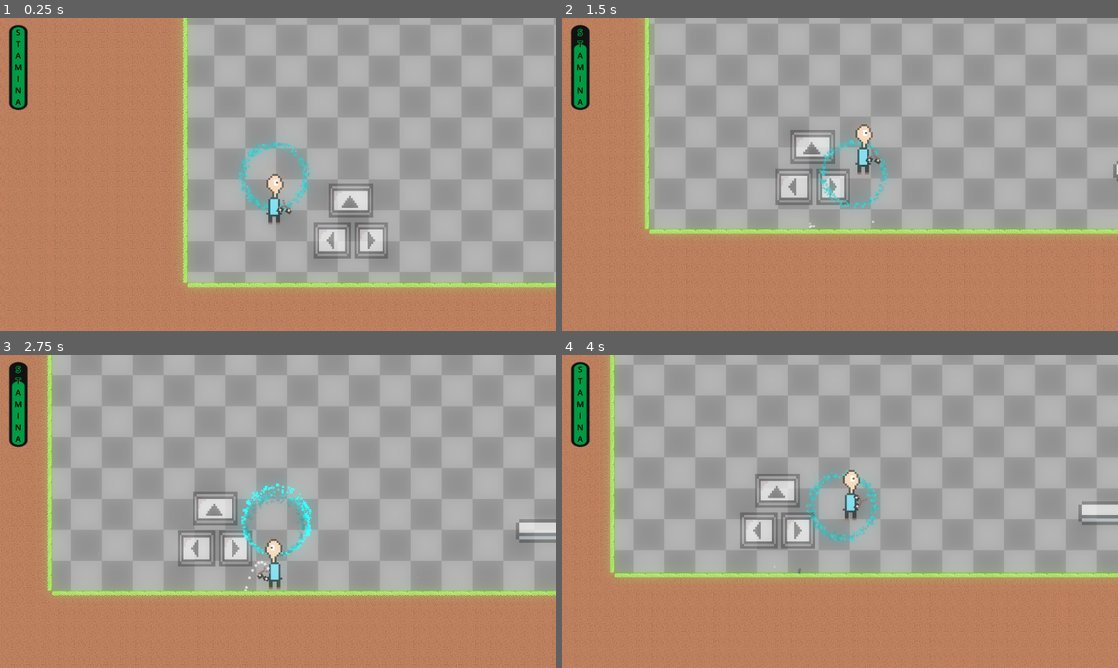
Above: before the commit, frames 1-4 (two rows, left to right).
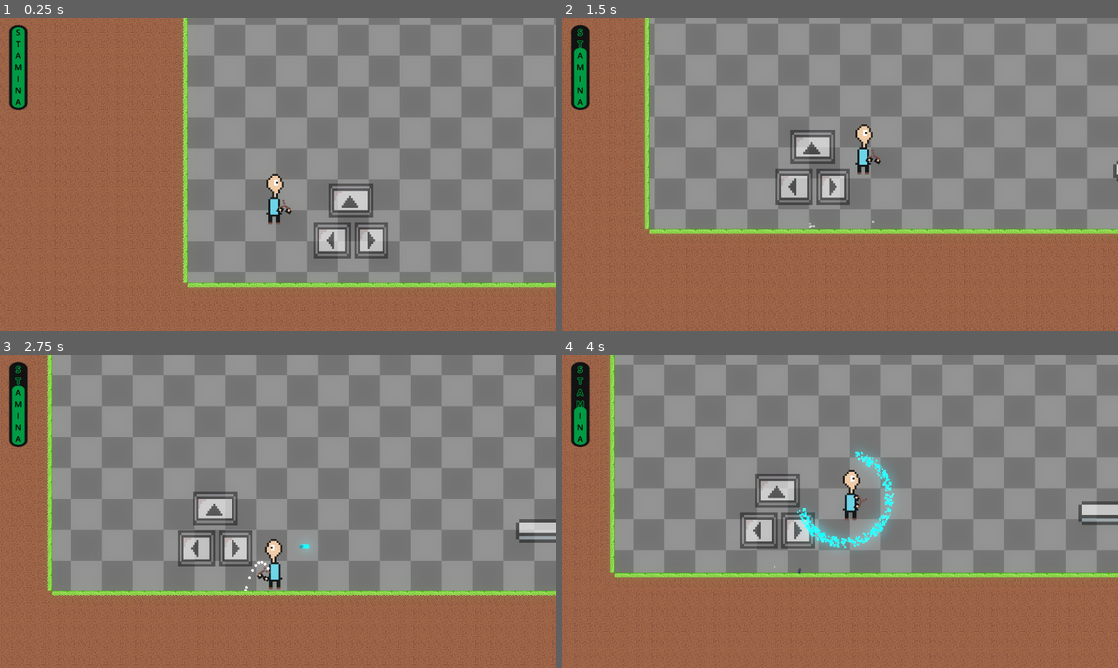
Above: after the commit, the same moments.

Repository: abc-is-here/protect-with-stones
Game: Godot game, scene res://scenes/world.tscn
The game is run twice, just before and just after one commit, with the same random seed, the same clock (stepped at 60 frames per second) and the same inputs.
Inputs (mouse positions are in pixels of both pictures, inside the frame that each line leads up to):
- Up to frame 1 (0.25 s): no input
- Up to frame 2 (1.5 s): tap Enter at 0.5 s; move the mouse to (962, 158) at 0.52 s; hold Right (right) 0.53-1.25 s; hold Shift (run) 0.53-1.25 s; click (962, 158) at 0.67 s; tap Space (jump) at 0.77 s; tap Q (shield) at 0.8 s; drag from (728, 190) to (867, 205) at 1.27 s
- Up to frame 3 (2.75 s): move the mouse to (333, 442) at 2.02 s; hold Left (left) from 2.03 s (still down); hold Right mouse button (drag) from 2.03 s (still down); tap Q (shield) at 2.3 s
- Up to frame 4 (4 s): release Left (left) at 2.75 s; release Right mouse button (drag) at 2.75 s; drag from (812, 574) to (673, 464) at 2.77 s; move the mouse to (1006, 558) at 3.52 s; hold Right (right) from 3.53 s (still down); hold Q (shield) from 3.53 s (still down); tap Space (jump) at 3.77 s

The runs differ from the first frame. In frame 1, 98% of the frame differs, in the area x 0-100%, y 0-100%; in frame 2, 98%; in frame 3, 98%; in frame 4, 98%.

Commit message:
Fixed a lot of stuff

Diff:
--- a/project.godot
+++ b/project.godot
@@ -38,6 +38,7 @@
 character=""
 enemy=""
 ground=""
+damage_player=""
 
 [input]
 
--- a/scenes/blast_particles.tscn
+++ b/scenes/blast_particles.tscn
@@ -6,10 +6,10 @@
 
 [sub_resource type="Gradient" id="Gradient_uksxm"]
 offsets = PackedFloat32Array(0.506667, 1)
-colors = PackedColorArray(1, 1, 1, 1, 1, 1, 1, 0)
+colors = PackedColorArray(0.984314, 0.780392, 0, 1, 1, 1, 1, 0)
 
 [node name="blast_particles" type="CPUParticles2D"]
-modulate = Color(0.960784, 0.752941, 0.305882, 1)
+modulate = Color(5, 5, 5, 1)
 emitting = false
 amount = 50
 one_shot = true
@@ -22,4 +22,5 @@
 scale_amount_min = 20.0
 scale_amount_max = 20.0
 scale_amount_curve = SubResource("Curve_l3p3w")
+color = Color(0.983827, 0.778963, 0, 1)
 color_ramp = SubResource("Gradient_uksxm")
--- a/scenes/bullet.tscn
+++ b/scenes/bullet.tscn
@@ -10,7 +10,7 @@
 offsets = PackedFloat32Array(0, 0.543333)
 colors = PackedColorArray(1, 1, 1, 1, 1, 1, 1, 0)
 
-[node name="bullet" type="Node2D"]
+[node name="bullet" type="Node2D" groups=["damage_player"]]
 script = ExtResource("1_y25gk")
 
 [node name="Area2D" type="Area2D" parent="."]
@@ -19,6 +19,7 @@
 shape = SubResource("RectangleShape2D_y25gk")
 
 [node name="Sprite2D" type="Sprite2D" parent="Area2D"]
+modulate = Color(8.743, 10.929, 7.104, 1)
 scale = Vector2(4, 4)
 texture = ExtResource("1_mkf8s")
 offset = Vector2(-3, 1)
--- a/scenes/death_particles.tscn
+++ b/scenes/death_particles.tscn
@@ -5,6 +5,7 @@
 point_count = 2
 
 [node name="DeathParticles" type="CPUParticles2D"]
+modulate = Color(1.6, 1, 1, 1)
 emitting = false
 amount = 50
 one_shot = true
--- a/scenes/player.tscn
+++ b/scenes/player.tscn
@@ -9,7 +9,61 @@
 
 [sub_resource type="Gradient" id="Gradient_smehm"]
 offsets = PackedFloat32Array(0.753333, 0.926667)
-colors = PackedColorArray(0, 0, 0, 0, 1, 1, 1, 1)
+colors = PackedColorArray(0, 0, 0, 0, 0, 0.94902, 0.988235, 1)
+
+[sub_resource type="Animation" id="Animation_tuyoq"]
+resource_name = "shield_start"
+length = 0.5
+tracks/0/type = "value"
+tracks/0/imported = false
+tracks/0/enabled = true
+tracks/0/path = NodePath("ShieldParticles:spread")
+tracks/0/interp = 1
+tracks/0/loop_wrap = true
+tracks/0/keys = {
+"times": PackedFloat32Array(0, 0.5),
+"transitions": PackedFloat32Array(1, 1),
+"update": 0,
+"values": [0.0, 180.0]
+}
+
+[sub_resource type="Animation" id="Animation_fjrip"]
+length = 0.001
+tracks/0/type = "value"
+tracks/0/imported = false
+tracks/0/enabled = true
+tracks/0/path = NodePath("ShieldParticles:spread")
+tracks/0/interp = 1
+tracks/0/loop_wrap = true
+tracks/0/keys = {
+"times": PackedFloat32Array(0),
+"transitions": PackedFloat32Array(1),
+"update": 0,
+"values": [0.0]
+}
+
+[sub_resource type="Animation" id="Animation_smehm"]
+resource_name = "shield_end"
+length = 0.5
+tracks/0/type = "value"
+tracks/0/imported = false
+tracks/0/enabled = true
+tracks/0/path = NodePath("ShieldParticles:spread")
+tracks/0/interp = 1
+tracks/0/loop_wrap = true
+tracks/0/keys = {
+"times": PackedFloat32Array(0, 0.5),
+"transitions": PackedFloat32Array(1, 1),
+"update": 0,
+"values": [180.0, 0.0]
+}
+
+[sub_resource type="AnimationLibrary" id="AnimationLibrary_ur7pv"]
+_data = {
+&"RESET": SubResource("Animation_fjrip"),
+&"shield_end": SubResource("Animation_smehm"),
+&"shield_start": SubResource("Animation_tuyoq")
+}
 
 [sub_resource type="SpriteFrames" id="SpriteFrames_dqkch"]
 animations = [{
@@ -90,22 +144,29 @@
 floor_block_on_wall = false
 script = ExtResource("1_tuyoq")
 
-[node name="CPUParticles2D" type="CPUParticles2D" parent="."]
-modulate = Color(0, 1, 1, 1)
-position = Vector2(-8, -4)
+[node name="ShieldParticles" type="CPUParticles2D" parent="."]
+modulate = Color(5, 5, 5, 1)
+position = Vector2(-5, -26)
 scale = Vector2(3, 3)
+emitting = false
 amount = 3000
 lifetime = 0.1
 explosiveness = 0.07
 lifetime_randomness = 0.06
 direction = Vector2(1, 1)
-spread = 180.0
-gravity = Vector2(200, 200)
-initial_velocity_min = 226.26
-initial_velocity_max = 251.52
+spread = 0.0
+gravity = Vector2(200, 1500)
+initial_velocity_min = 334.18
+initial_velocity_max = 342.42
 scale_amount_min = 0.0
 scale_amount_max = 6.0
+color = Color(0, 0.947069, 0.987965, 1)
 color_ramp = SubResource("Gradient_smehm")
+
+[node name="shield_anim" type="AnimationPlayer" parent="."]
+libraries = {
+&"": SubResource("AnimationLibrary_ur7pv")
+}
 
 [node name="AnimatedSprite2D" type="AnimatedSprite2D" parent="."]
 scale = Vector2(4, 4)
@@ -233,3 +294,5 @@
 scale_amount_curve = SubResource("Curve_tuyoq")
 color = Color(1, 1, 1, 0.258824)
 color_ramp = SubResource("Gradient_fjrip")
+
+[connection signal="timeout" from="StaminaTimer" to="." method="_on_stamina_timer_timeout"]
--- a/scenes/projectile_path.tscn
+++ b/scenes/projectile_path.tscn
@@ -8,6 +8,7 @@
 colors = PackedColorArray(1, 1, 1, 1, 1, 1, 1, 0.517647, 1, 1, 1, 0)
 
 [node name="ProjectilePath" type="Node2D"]
+modulate = Color(2, 2, 2, 1)
 script = ExtResource("1_lqu4r")
 dot_color = Color(1, 1, 1, 0.678431)
 
--- a/scenes/world.tscn
+++ b/scenes/world.tscn
@@ -17,6 +17,7 @@
 [ext_resource type="Texture2D" uid="uid://kpufkuwuy5m" path="res://assets/grass_block.png" id="7_i7141"]
 [ext_resource type="Texture2D" uid="uid://d1lgqsokrx5uy" path="res://assets/spacebar-Sheet.png" id="8_xo05s"]
 [ext_resource type="Texture2D" uid="uid://c7upsb3tjfjxy" path="res://assets/arrow_red.png" id="9_e3hyu"]
+[ext_resource type="AudioStream" uid="uid://b50vhng4hv51b" path="res://assets/win.mp3" id="10_2lf6f"]
 [ext_resource type="PackedScene" uid="uid://c46t3rvgr7hac" path="res://scenes/blast_area.tscn" id="14_pm21f"]
 [ext_resource type="PackedScene" uid="uid://dctpj84sc2ons" path="res://scenes/box_explode.tscn" id="17_7t5mc"]
 
@@ -196,8 +197,17 @@
 [sub_resource type="Environment" id="Environment_qfnet"]
 background_mode = 3
 glow_enabled = true
-glow_intensity = 2.27
-glow_bloom = 0.36
+glow_intensity = 1.0
+glow_bloom = 0.3
+glow_hdr_scale = 3.54
+fog_mode = 1
+fog_light_color = Color(1, 1, 1, 1)
+fog_light_energy = 1.42
+fog_sun_scatter = 0.24
+fog_density = 1.0
+fog_height = 334.15
+fog_depth_curve = 2.0
+adjustment_enabled = true
 
 [sub_resource type="RectangleShape2D" id="RectangleShape2D_lakw3"]
 size = Vector2(520, 129)
@@ -365,6 +375,10 @@
 position = Vector2(3484, 248.5)
 shape = SubResource("RectangleShape2D_jhx03")
 
+[node name="win" type="AudioStreamPlayer" parent="tutorial_elements/flag"]
+stream = ExtResource("10_2lf6f")
+volume_db = 12.0
+
 [node name="space_bar" type="AnimatedSprite2D" parent="tutorial_elements"]
 modulate = Color(1, 1, 1, 0.572549)
 position = Vector2(409, 97)
--- a/scripts/player.gd
+++ b/scripts/player.gd
@@ -16,7 +16,8 @@
 @export var zoom_speed: Vector2 = Vector2(0.1000001, 0.1000001)
 
 @export var decrease_stamina = 3
-#damage
+
+@onready var shield_particles: CPUParticles2D = $ShieldParticles
 @onready var slingshot: Sprite2D = $AnimatedSprite2D/Slingshot
 @onready var hand_above: Sprite2D = $AnimatedSprite2D/Slingshot/HandAbove
 @onready var stone_pos: Marker2D = $AnimatedSprite2D/Slingshot/stone_pos
@@ -30,6 +31,7 @@
 @onready var jump_particles: CPUParticles2D = $JumpParticles
 @onready var projectile_path: Node2D = $ProjectilePath
 @onready var knockback_particles: CPUParticles2D = $knockbackParticles
+@onready var shield_anim: AnimationPlayer = $shield_anim
 
 var hand_above_pos: Vector2
 var cur_pull: float = 0.0
@@ -48,6 +50,9 @@
 var knockback: Vector2 = Vector2.ZERO
 var knockback_timer: float = 0.0
 var facing_dir = 1
+var shield_active = false
+var shield_broken = false
+var can_rgen_staminea = false
 
 func _ready() -> void:
 	hand_above_pos = hand_above.position
@@ -59,14 +64,18 @@
 		speed = 400
 		Global.stamina-=decrease_stamina*delta
 		is_running = true
+		can_rgen_staminea = false
 		stamina_timer.start()
 	else:
 		speed = 200
 		is_running = false
-		if Global.stamina < 10 and not stamina_timer.is_stopped():
-			pass
-		elif Global.stamina < 10:
-			Global.stamina += decrease_stamina*delta
+	if Input.is_action_pressed("shield") and Global.stamina>0:
+		Global.stamina-=decrease_stamina*delta
+		can_rgen_staminea = false
+		stamina_timer.start()
+
+	if can_rgen_staminea:
+		Global.stamina = min(Global.stamina + decrease_stamina * delta, Global.max_stamina)
 
 	if Input.is_action_just_pressed("drag"):
 		charging = true
@@ -122,8 +131,36 @@
 					continue
 				collision_block.apply_central_impulse(collision.get_normal() * -PUSH_FORCE)
 
+	if Input.is_action_pressed("shield") and Global.stamina > 0 and not shield_broken:
+		if not shield_active:
+			shield_particles.emitting = true
+			shield_anim.play("shield_start")
+			shield_active = true
+
+		Global.stamina -= decrease_stamina * delta
+
+		if Global.stamina <= 0:
+			shield_active = false
+			shield_broken = true
+			shield_anim.play("shield_end")
+			shield_particles.emitting = false
+
+
+	elif shield_active and (Input.is_action_just_released("shield")):
+		shield_active = false
+		shield_particles.emitting = false
+		shield_anim.play("shield_end")
+
+	if shield_broken and Global.stamina >= 1:
+		shield_broken = false
+
+	if Global.stamina <= 0 and shield_active:
+		shield_active = false
+		shield_particles.emitting = false
+		shield_anim.play("shield_end")
+		shield_broken = true
+
 	update_anim()
-
 	move_and_slide()
 
 func handle_inp() -> void:
@@ -214,6 +251,8 @@
 		camera.zoom = Vector2(zoom, zoom)
 
 func decrease_healh(decreased_health):
+	if shield_active and Global.stamina > 0:
+		return
 	camera.screen_shake(0.7*decreased_health, 0.5)
 	Global.player_health -= decreased_health
 	$HealthBar.visible = true
@@ -226,6 +265,9 @@
 func apply_knockback(source: Node2D, force: float, duration: float):
 	var dir = (global_position - source.global_position).normalized()
 	knockback= Vector2(dir.x, 0).normalized()*force
-	knockback.y = -35
 	knockback_timer = duration
 	knockback_particles.emitting = true
+
+
+func _on_stamina_timer_timeout() -> void:
+	can_rgen_staminea = true
--- a/scripts/tutorial_elements.gd
+++ b/scripts/tutorial_elements.gd
@@ -14,6 +14,6 @@
 		confetti.emitting = true
 		confetti1.emitting = true
 		confetti2.emitting = true
-
+		$flag/win.play()
 
 		get_tree().current_scene.add_child(particle)
Not shown, added: assets/win.mp3.import
Not shown: 1 places in scenes/player.tscn that only renumber resources
Not shown: 1 places in scenes/world.tscn that only renumber resources
Not shown, added: assets/win.mp3
